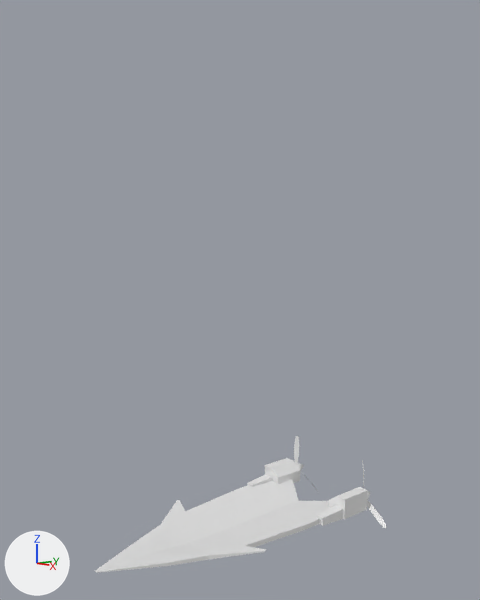
The Blender file RawModels/scout.blend as it was, and as the next commit left it.
Rendered twice from a camera (50 mm lens) standing at (8.69, -7.37, 5.48) and looking at (0.08, -0.09, 3.96). Lighting does not change. The marker at lower left points along +X, +Y and +Z. The same objects are shown in both versions, whatever each file hides.
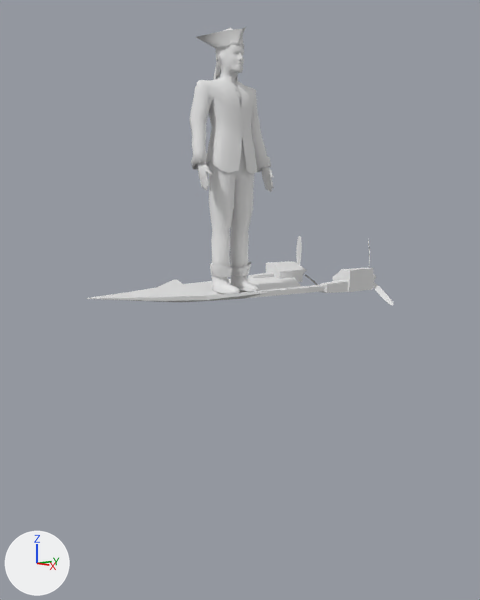
Boxes (x1, y1, x2, y2) around the edits, measured in the pictures (480 x 600 px; the box of a moved part takes in the faces that stretch with it):
'Plane', reshaped, rescaled, modifiers changed (102% taller): before (95, 436, 387, 573); after (87, 27, 393, 305)
part 1 of me_plane, moved or reshaped: before (265, 458, 367, 520); after (333, 268, 373, 292)
part 2 of me_plane, moved or reshaped: before (247, 475, 344, 526); after (320, 280, 348, 293)
part 3 of me_plane, moved or reshaped: before (296, 463, 371, 500); after (373, 274, 376, 281)
part 4 of me_plane, moved or reshaped: before (294, 436, 364, 489); after (368, 239, 370, 267)
part 5 of me_plane, moved or reshaped: before (367, 500, 387, 528); after (373, 281, 393, 305)
part 6 of me_plane, added: after (266, 261, 303, 282)
part 7 of me_plane, added: after (248, 273, 274, 278)
part 8 of me_plane, added: after (296, 236, 302, 266)
part 9 of me_plane, deleted: before (95, 479, 330, 573)
part 10 of me_plane, added: after (87, 27, 325, 302)

Diff of the bpy script that builds the scene:
```diff
--- a/RawModels/scout.blend.py
+++ b/RawModels/scout.blend.py
@@ me_plane @@
 # used by ob_plane; location = (0.0, 0.0, 0.0); scale = (1.0, 1.9, 1.0)
-me_plane.from_pydata(...)  # 111 vertices, 82 faces; spans x 0.0..1.48, y -1.52..1.34, z -0.4..0.76
+me_plane.from_pydata(...)  # 2899 vertices, 2762 faces; spans x -1.48..1.48, y -2.9..2.55, z 3.8..8.46
+# me_plane part 1: the loose piece of 12 vertices spanning x 0.69..1.09, y 0.82..1.16, z -0.14..0.25 is scaled about its middle by (1, 1.9, 1), then moved by (0.0, 0.9, 4.2), in mat_material_006 (white #e7e7e7)
+# me_plane part 2: the loose piece of 8 vertices spanning x 0.84..1.06, y 0.55..0.89, z -0.15..0.06 is scaled about its middle by (1, 1.9, 1), then moved by (0.0, 0.65, 4.2), in mat_material_006 (white #e7e7e7)
+# me_plane part 3: the loose piece of 33 vertices spanning x 0.76..1.04, y 1.16..1.34, z -0.09..0.19 is scaled about its middle by (1, 1.9, 1), then moved by (0.0, 1.13, 4.2), in mat_material_006 (white #e7e7e7)
+# me_plane part 4: the loose piece of 10 vertices spanning x 0.85..0.94, y 1.2..1.23, z 0.08..0.76 is scaled about its middle by (1, 1.9, 1), then moved by (0.0, 1.1, 4.2), in mat_material_006 (white #e7e7e7)
+# me_plane part 5: the loose piece of 10 vertices spanning x 0.93..1.48, y 1.2..1.23, z -0.4..0.04 is scaled about its middle by (1, 1.9, 1), then moved by (0.0, 1.1, 4.2), in mat_material_006 (white #e7e7e7)
+# me_plane part 6: the loose piece of 12 vertices spanning x 0.69..1.09, y 0.82..1.16, z -0.14..0.25 is copied, and the copy is scaled about its middle by (-1, 1.9, 1), then moved by (-1.77, 0.9, 4.2), in mat_material_006 (white #e7e7e7); it spans x -1.09..-0.69, y 1.57..2.21, z 4.06..4.44
+# me_plane part 7: the loose piece of 8 vertices spanning x 0.84..1.06, y 0.55..0.89, z -0.15..0.06 is copied, and the copy is scaled about its middle by (-1, 1.9, 1), then moved by (-1.91, 0.65, 4.2), in mat_material_006 (white #e7e7e7); it spans x -1.06..-0.84, y 1.04..1.69, z 4.05..4.26
+# me_plane part 8: the loose piece of 10 vertices spanning x 0.85..0.94, y 1.2..1.23, z 0.08..0.76 is copied, and the copy is scaled about its middle by (-1, 1.9, 1), then moved by (-1.8, 1.1, 4.2), in mat_material_006 (white #e7e7e7); it spans x -0.94..-0.85, y 2.28..2.35, z 4.28..4.96
+# me_plane part 9: the loose piece of 28 vertices spanning x 0.0..1.23, y -1.52..1.15, z -0.21..0.04 is deleted
+# me_plane part 10: 2681 vertices added at x -1.23..1.23, y -2.9..2.2, z 3.99..8.46
+# me_plane part 11: the surface is now shaded smooth
+me_plane.materials.append(mat_material_006)  # white #e7e7e7
@@ ob_plane @@
 ob_plane.location = (0.0, 0.0, 0.0)
-ob_plane.scale = (1.0, 1.9, 1.0)
-_m = ob_plane.modifiers.new('Mirror', 'MIRROR')
-_m.use_clip = True
```
